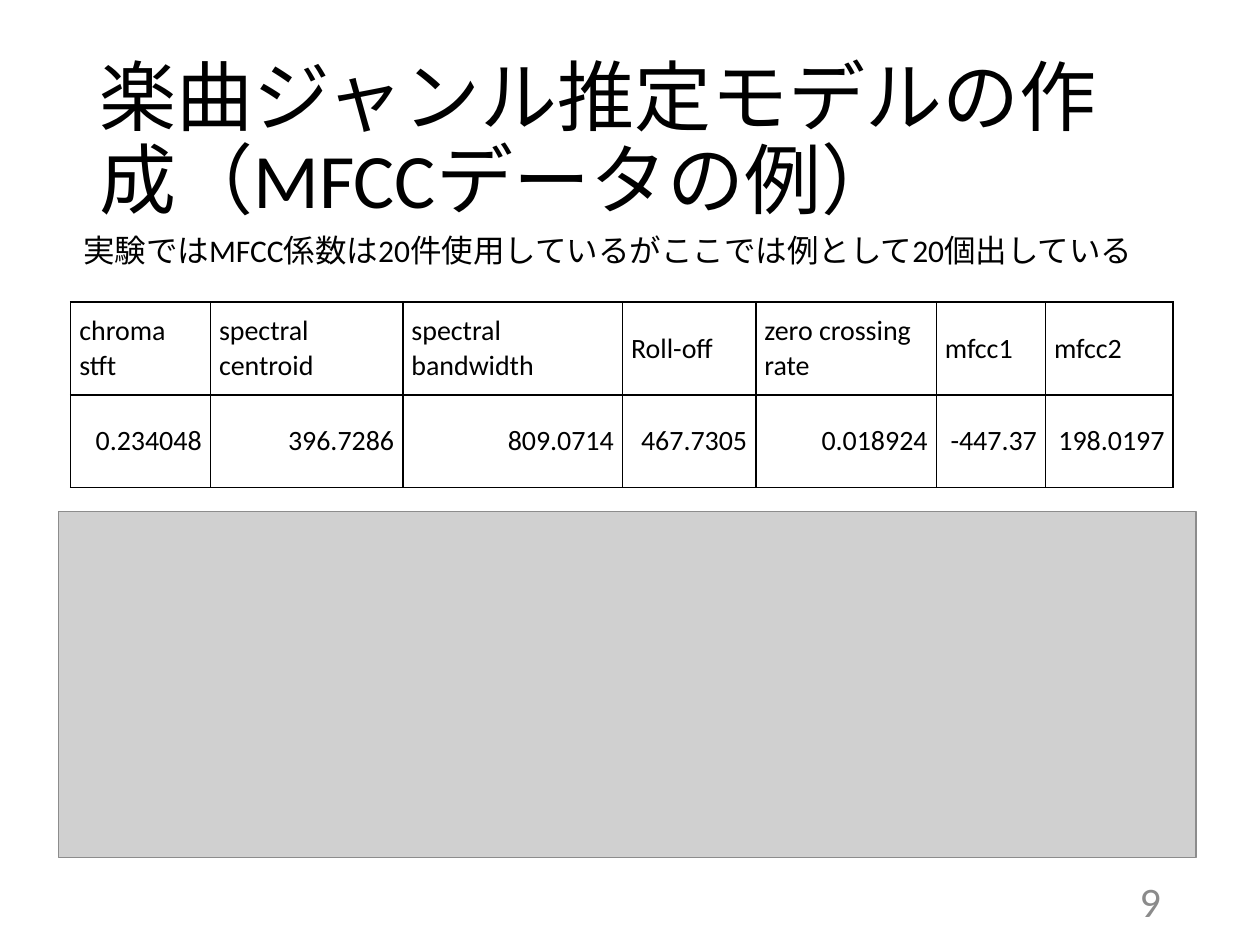
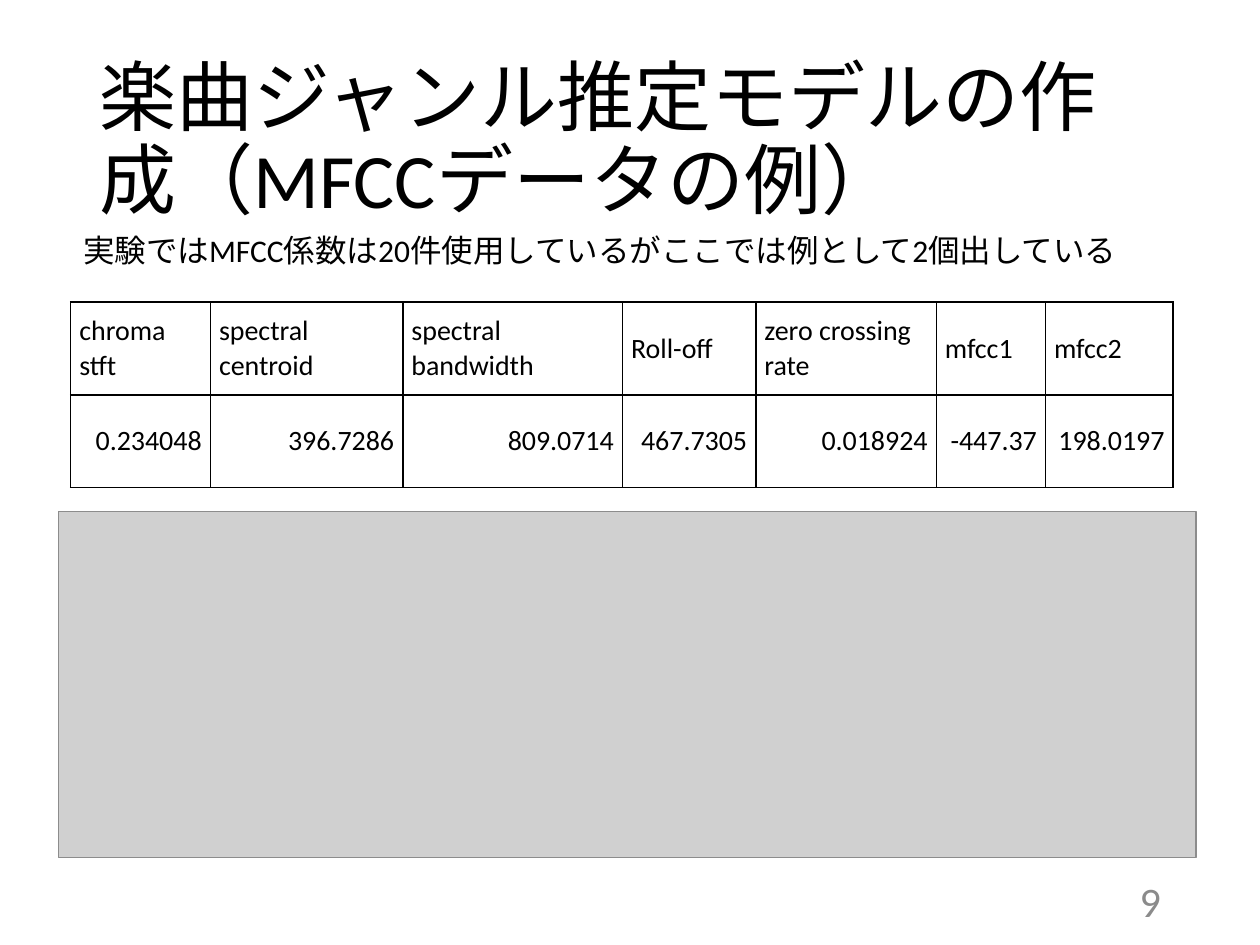
Before and after one commit to kait-takanolab/1821144-yoshii-thesis, a slide deck: slide 9 of 発表用スライド/1821144_卒研発表.pptx. Drawn at 1260x945 pixels with LibreOffice and Linux fonts; fonts in the diff are those of the drawing; grey boxes stand for pictures. Boxes give left, top, right and bottom in pixels: in the first picture for what was removed or moved away, otherwise in the second. Text is boxed around its words. In the diff, an @@ line names an element or a change of style, - is before the commit and + after.

```diff
--- a/発表用スライド/1821144_卒研発表.pptx
+++ b/発表用スライド/1821144_卒研発表.pptx
@@ text at bbox=[83, 235, 1116, 265]: text changed @@
-実験ではMFCC係数は20件使用しているがここでは例として20個出している
+実験ではMFCC係数は20件使用しているがここでは例として2個出している
```
Also in this commit, not shown: 11 other slides changed, 2 slides added, 3 slides removed, 1 other file.
